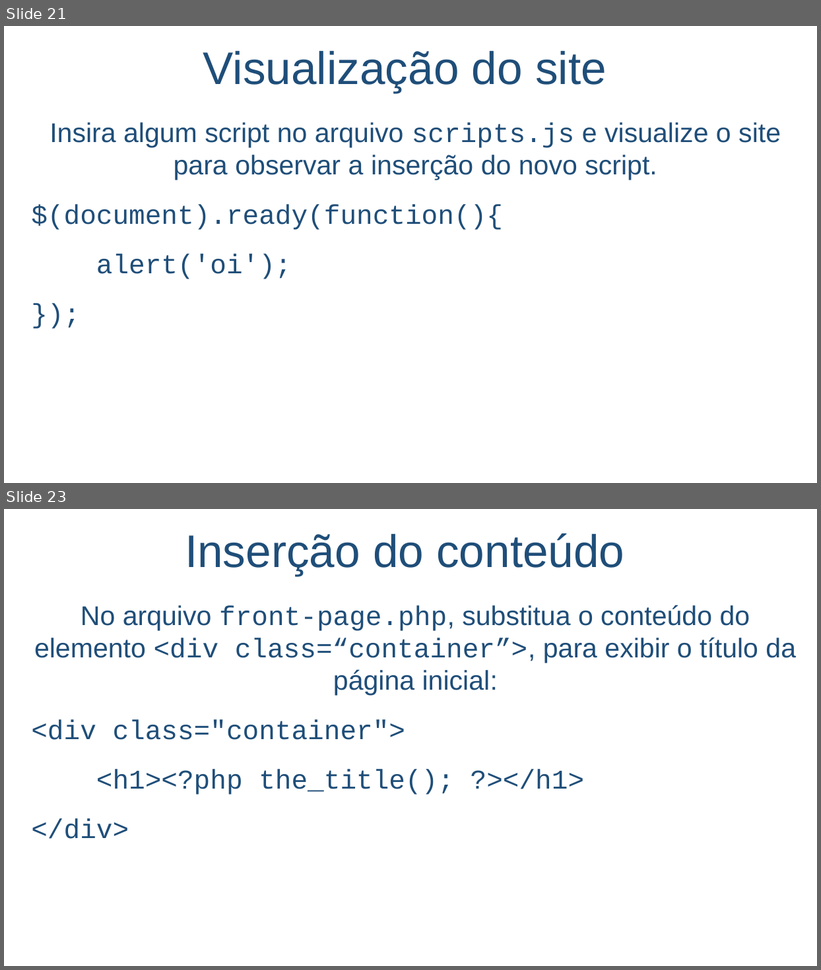
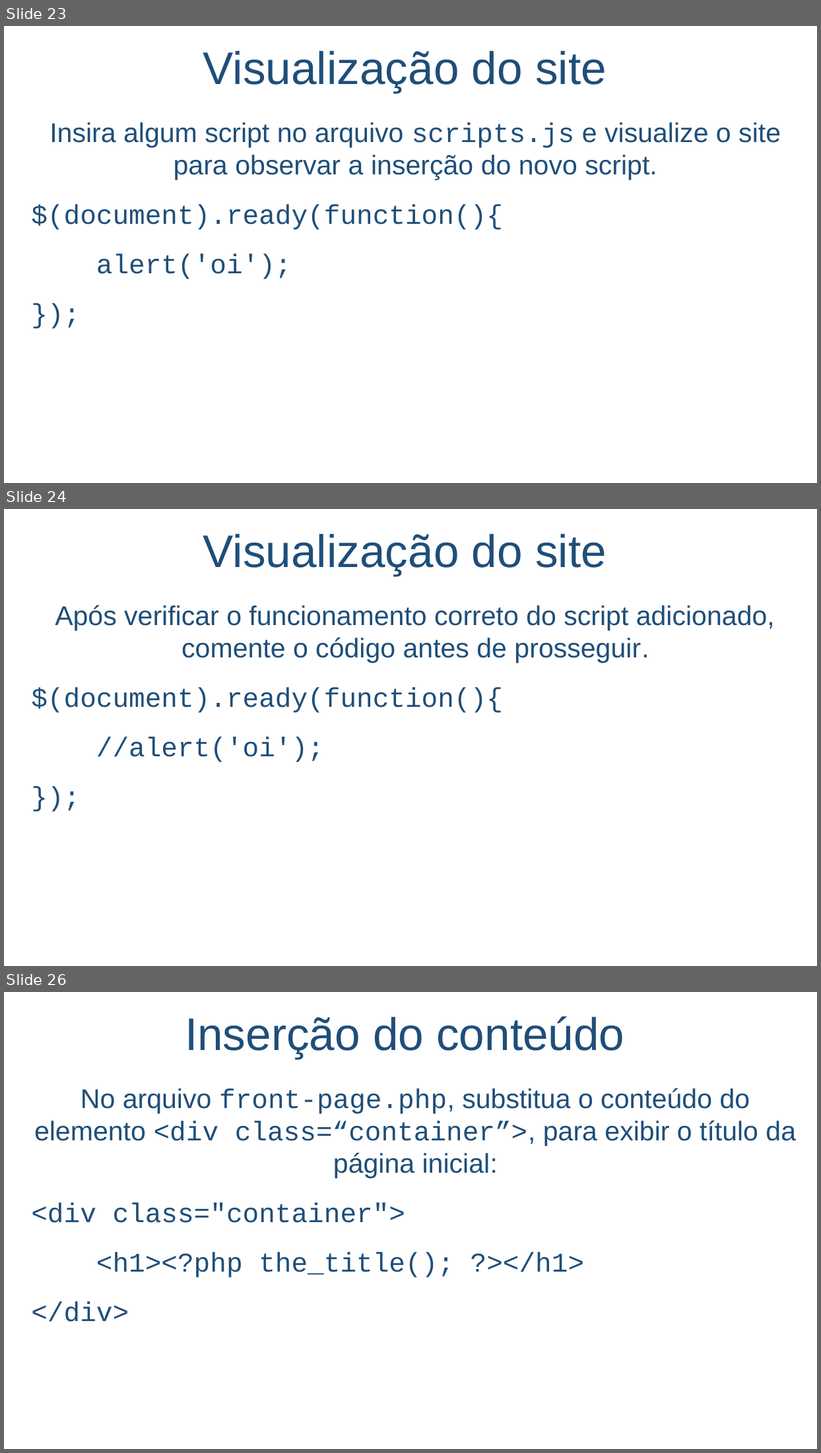
Before and after one commit to salmo-jr/public-slides, a slide deck: wordpress-como-criar-um-novo-tema.pptx. Shown one above the other, each under a label of ours: slides 21 and 23 before the commit, slides 23, 24 and 26 after it; the slides between them are not shown. The pictures are 821x970 and 821x1453 pixels, drawn with LibreOffice and Linux fonts; fonts in the diff are those of the drawing; background and template pictures are left out. Boxes give left, top, right and bottom in pixels: in the first picture for what was removed or moved away, otherwise in the second. Text is boxed around its words. In the diff, an @@ line names an element or a change of style, - is before the commit and + after.

```diff
--- a/wordpress-como-criar-um-novo-tema.pptx
+++ b/wordpress-como-criar-um-novo-tema.pptx
@@ slide 24 added at bbox=[4, 509, 817, 966], background picture (left out) @@
@@ title added at bbox=[203, 533, 607, 576], 54 pt, text #1F4E79 @@
+Visualização do site
@@ text added at bbox=[31, 605, 775, 762], 32 pt, text #1F4E79 @@
+Após verificar o funcionamento correto do script adicionado, comente o código antes de prosseguir.
+$(document).ready(function(){
+//alert('oi');
+});
@@ what was slide 21 is now slide 23 @@
@@ what was slide 23 is now slide 26 @@
```
Also in this commit, not shown: 7 slides changed, 6 other slides added.
